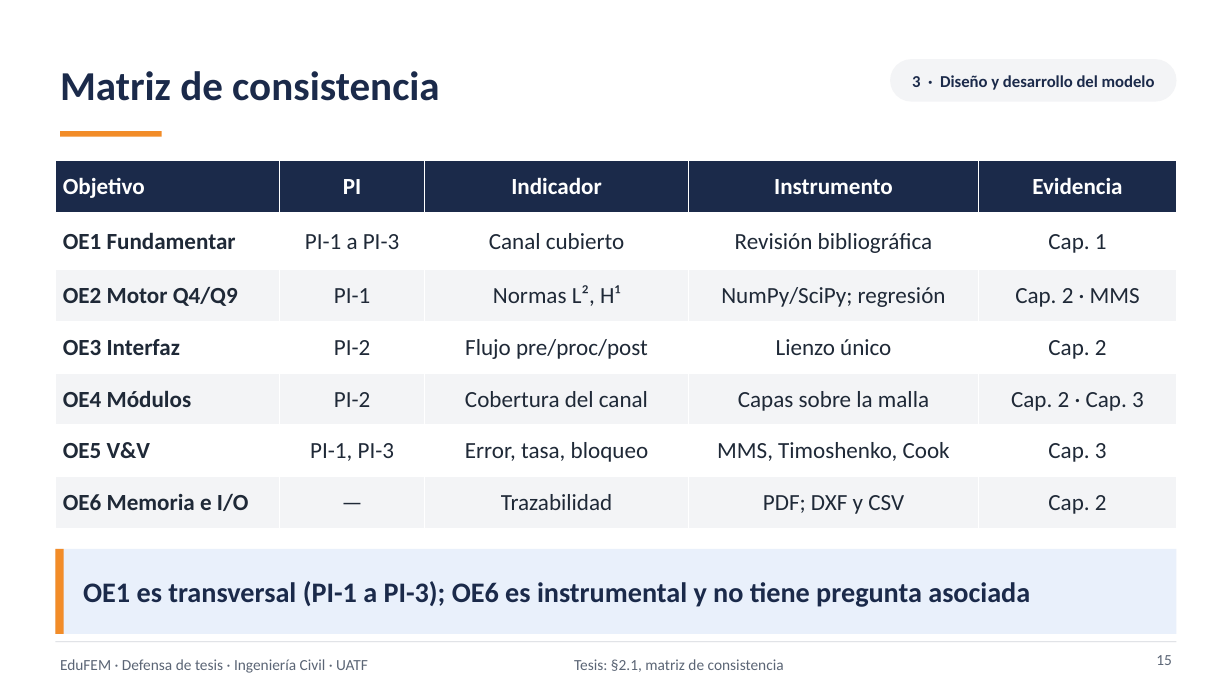
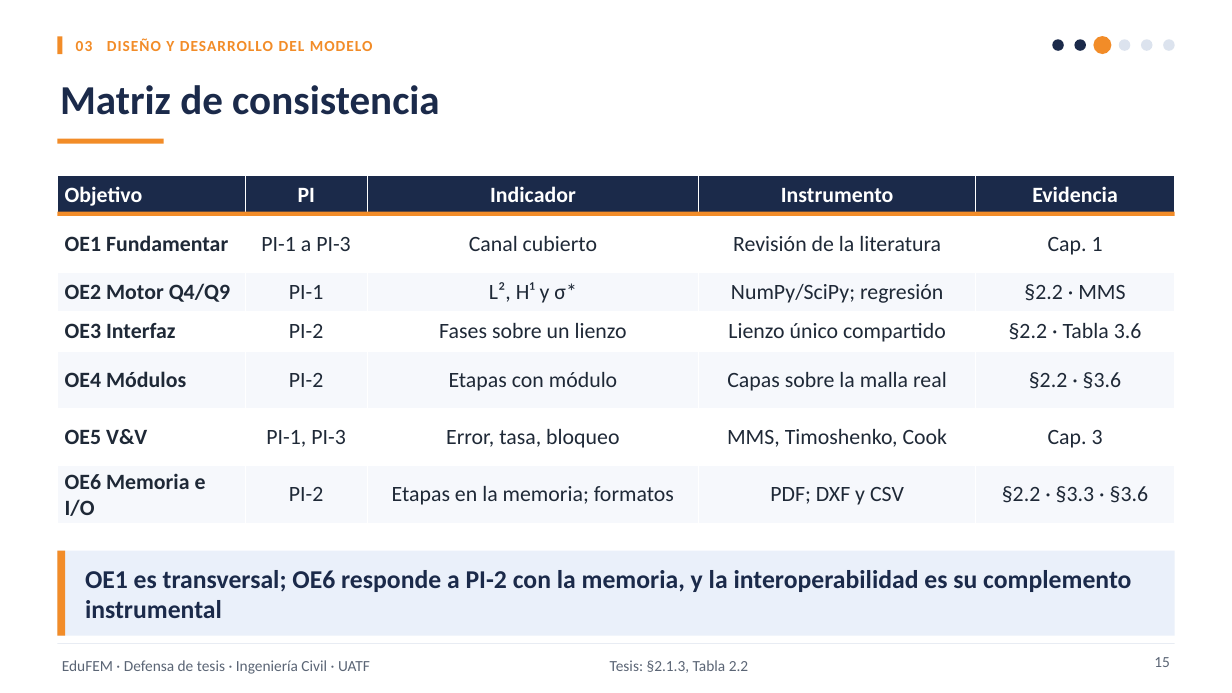
Before and after one commit to Sucullani/SoftwareED, a slide deck: slide 15 of tesis/presentacion/Defensa_EduFEM.pptx. Drawn at 1232x693 pixels with LibreOffice and Linux fonts; fonts in the diff are those of the drawing. Boxes give left, top, right and bottom in pixels: in the first picture for what was removed or moved away, otherwise in the second. Text is boxed around its words. In the diff, an @@ line names an element or a change of style, - is before the commit and + after.

```diff
--- a/tesis/presentacion/Defensa_EduFEM.pptx
+++ b/tesis/presentacion/Defensa_EduFEM.pptx
@@ text "Matriz de consistencia" moved from (x1=60, y1=71, x2=439, y2=101) to (x1=60, y1=85, x2=439, y2=115) @@
@@ rectangle added at (x1=57, y1=37, x2=63, y2=55), fill #F28C28 @@
@@ text "03 DISEÑO Y DESARROLLO DEL ..." moved from (x1=890, y1=59, x2=1177, y2=102) to (x1=76, y1=38, x2=373, y2=51) @@
@@ text "03 DISEÑO Y DESARROLLO DEL ..." at (x1=76, y1=38, x2=373, y2=51): fill #F3F4F6 to none @@
@@ text at (x1=76, y1=38, x2=373, y2=51): text changed; size 13 to 12 pt; text colour #1B2A4A to #F28C28 @@
-3 · Diseño y desarrollo del modelo
+03 DISEÑO Y DESARROLLO DEL MODELO
@@ ellipse added at (x1=1053, y1=39, x2=1064, y2=50), fill #1B2A4A @@
@@ ellipse added at (x1=1075, y1=39, x2=1086, y2=50), fill #1B2A4A @@
@@ ellipse added at (x1=1093, y1=36, x2=1112, y2=55), fill #F28C28 @@
@@ ellipse added at (x1=1119, y1=39, x2=1130, y2=50), fill #DCE3EE @@
@@ ellipse added at (x1=1141, y1=39, x2=1153, y2=50), fill #DCE3EE @@
@@ ellipse added at (x1=1164, y1=39, x2=1175, y2=50), fill #DCE3EE @@
@@ rectangle resized from (x1=60, y1=131, x2=162, y2=137) to (x1=57, y1=139, x2=164, y2=144) @@
@@ table at (x1=57, y1=176, x2=1176, y2=523) @@
-row 2, column 4: Revisión bibliográfica
+row 2, column 4: Revisión de la literatura
-row 3, column 3: Normas L², H¹
+row 3, column 3: L², H¹ y σ*
-row 3, column 5: Cap. 2 · MMS
+row 3, column 5: §2.2 · MMS
-row 4: OE3 Interfaz | PI-2 | Flujo pre/proc/post | Lienzo único | Cap. 2
+row 4: OE3 Interfaz | PI-2 | Fases sobre un lienzo | Lienzo único compartido | §2.2 · Tabla 3.6
-row 5: OE4 Módulos | PI-2 | Cobertura del canal | Capas sobre la malla | Cap. 2 · Cap. 3
+row 5: OE4 Módulos | PI-2 | Etapas con módulo | Capas sobre la malla real | §2.2 · §3.6
-row 7: OE6 Memoria e I/O | — | Trazabilidad | PDF; DXF y CSV | Cap. 2
+row 7: OE6 Memoria e I/O | PI-2 | Etapas en la memoria; formatos | PDF; DXF y CSV | §2.2 · §3.3 · §3.6
@@ fill #F3F4F6 to #F6F8FC in 15 cells @@
@@ size 18 to 17 pt in "Objetivo", "PI", "Indicador", "Instrumento" and 19 more places @@
@@ table resized from (x1=55, y1=161, x2=1177, y2=529) to (x1=57, y1=176, x2=1176, y2=523) @@
@@ rectangle added at (x1=57, y1=212, x2=1175, y2=215), fill #F28C28 @@
@@ rectangle at (x1=57, y1=551, x2=1175, y2=636): fill #E9F0FB to #EAF0FA @@
@@ text at (x1=85, y1=570, x2=1131, y2=618): text changed; size 22 to 20 pt @@
-OE1 es transversal (PI-1 a PI-3); OE6 es instrumental y no tiene pregunta asociada
+OE1 es transversal; OE6 responde a PI-2 con la memoria, y la interoperabilidad es su complemento instrumental
@@ rectangle at (x1=57, y1=643, x2=1175, y2=644): fill #D1D5DB to #DCE3EE @@
@@ text at (x1=610, y1=660, x2=748, y2=673): text changed @@
-Tesis: §2.1, matriz de consistencia
+Tesis: §2.1.3, Tabla 2.2
```
Also in this commit, not shown: 37 other slides changed, 1 slide added, 10 other files.
